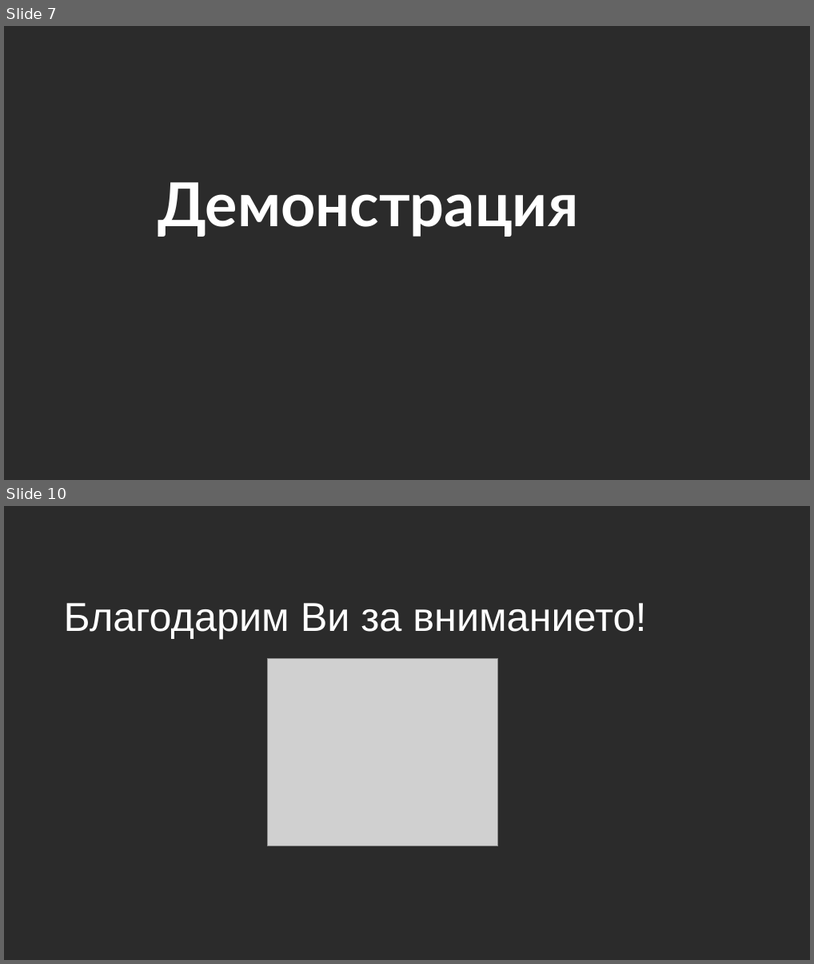
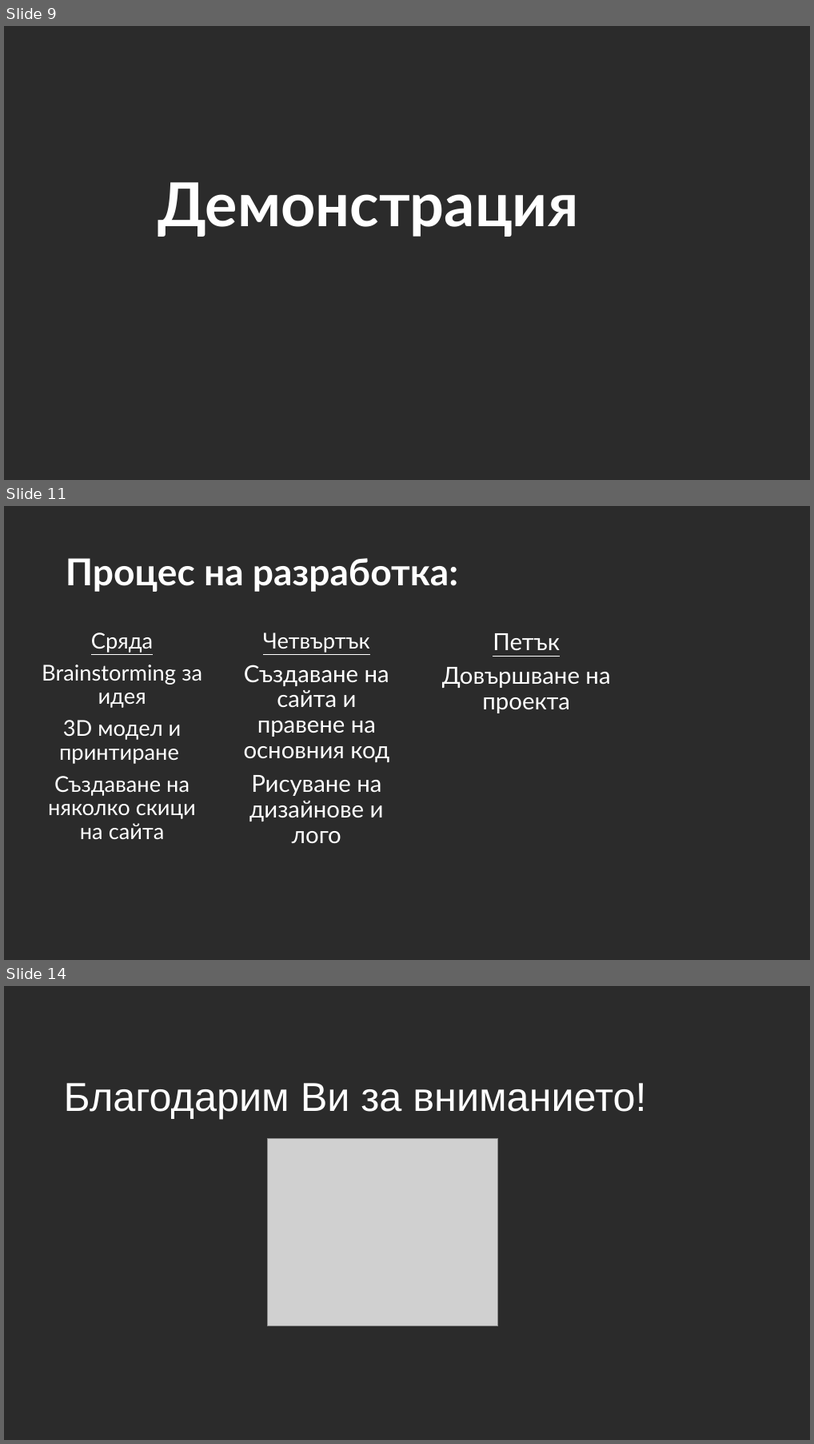
Before and after one commit to VicRattlehead502/Medicine-Man, a slide deck: Prezentaciq.pptx. Shown one above the other, each under a label of ours: slides 7 and 10 before the commit, slides 9, 11 and 14 after it; the slides between them are not shown. The pictures are 814x964 and 814x1444 pixels, drawn with LibreOffice and Linux fonts; fonts in the diff are those of the drawing; grey boxes stand for pictures; background and template pictures are left out; a plain dark background stands for a picture behind light text. Boxes give left, top, right and bottom in pixels: in the first picture for what was removed or moved away, otherwise in the second. Text is boxed around its words. In the diff, an @@ line names an element or a change of style, - is before the commit and + after.

```diff
--- a/Prezentaciq.pptx
+++ b/Prezentaciq.pptx
@@ slide 11 added at (x1=4, y1=506, x2=810, y2=960), background picture (left out) @@
@@ title added at (x1=66, y1=558, x2=458, y2=592), 44 pt, text #FFFFFF, bold @@
+Процес на разработка:
@@ text added at (x1=42, y1=632, x2=202, y2=839), 26 pt, text #FFFFFF @@
+Сряда
+Brainstorming за идея
+3D модел и принтиране
+Създаване на няколко скици на сайта
@@ text added at (x1=244, y1=632, x2=390, y2=843), 28 pt, text #FFFFFF @@
+Четвъртък
+Създаване на сайта и правене на основния код
+Рисуване на дизайнове и лого
@@ text added at (x1=442, y1=633, x2=610, y2=713), 28 pt, text #FFFFFF @@
+Петък
+Довършване на проекта
@@ what was slide 7 is now slide 9 @@
@@ what was slide 10 is now slide 14 @@
```
Also in this commit, not shown: 5 slides changed, 4 other slides added, 1 slide removed, 12 other files.
